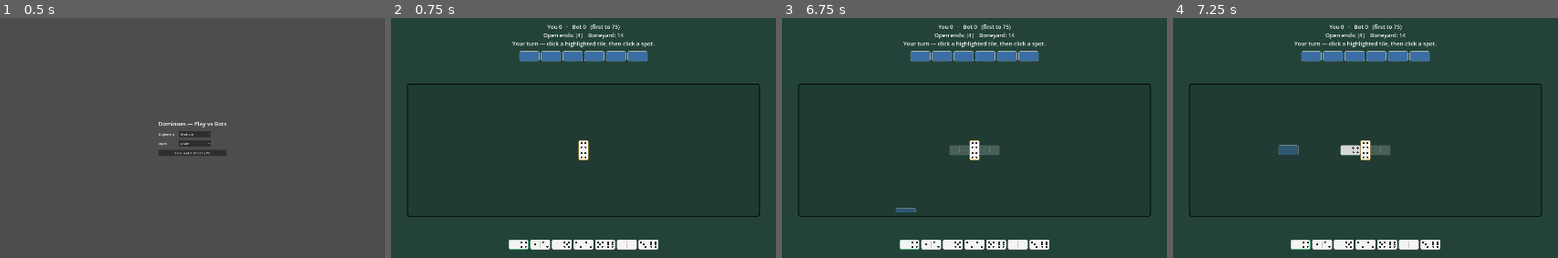
Above: before the commit, frames 1-4 (left to right).
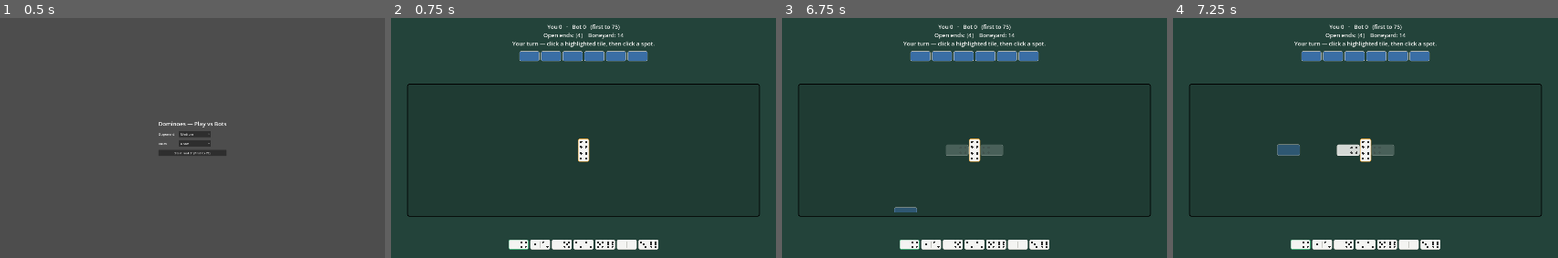
Above: after the commit, the same moments.

Repository: malgadir11/dominoes
Game: Godot game, scene res://scenes/game.tscn
Same seed, same stepped clock (60 frames per second), same inputs: the game is played once before the commit and once after it.
Inputs (mouse positions are in pixels of both pictures, inside the frame that each line leads up to):
- Up to frame 1 (0.5 s): no input
- Up to frame 2 (0.75 s): click "Start match (first to 75)" at 0.5 s
- Up to frame 3 (6.75 s): tap Enter at 1.25, 2.75, 4.25 s; drag from (920, 56) to (1013, 85) at 1.27 s; tap Space at 2, 3.5, 5 s; drag from (943, 56) to (955, 186) at 2.02 s; move the mouse to (962, 56) at 2.77 s; click (962, 56) at 2.92 s; drag from (986, 56) to (859, 102) at 3.52 s; drag from (1005, 56) to (993, 138) at 4.27 s; drag from (1028, 56) to (916, 78) at 5.02 s; move the mouse to (974, 150) at 5.77 s; click (974, 150) at 5.92 s; drag from (909, 243) to (897, 150) at 6.52 s
- Up to frame 4 (7.25 s): no input

Frame 1 is identical in both runs. In frame 2, 0.2% of the frame differs, in the area x 48-52%, y 50-61%; in frame 3, 0.4%; in frame 4, 0.5%, in the area x 27-58%, y 50-61%.

Commit message:
Auto-fit the board: scale + re-center so the chain always reads proper
Tiles now live in a _board_content layer that is scaled to fit and re-centered
every turn, with a smooth slide animation. The whole chain stays framed inside
the field instead of cramming against the border, so it no longer looks like
dominoes laid side-by-side — it reads as one clean snake with clear gaps between
rows and proper corner turns. Drag coordinates account for the auto-fit scale;
the slide is frozen while a tile is held.

Co-Authored-By: Claude Opus 4.8 <noreply@anthropic.com>

Diff:
--- a/scripts/ui/game.gd
+++ b/scripts/ui/game.gd
@@ -44,6 +44,7 @@
 # Polish: the most recently played tile (highlighted + pop-animated once).
 var _last_played: Tile = null
 var _pop_pending := false
+var _fit_tween: Tween  # smoothly slides/scales the board when it re-fits
 
 # Placeholder sound effects (swappable filler in assets/audio/).
 var _sfx := {}
@@ -56,6 +57,7 @@
 var _status_label: Label
 var _bot_hand_box: HBoxContainer
 var _board_area: Control
+var _board_content: Control
 var _player_hand_box: HBoxContainer
 var _draw_button: Button
 var _pass_button: Button
@@ -193,11 +195,14 @@
 	field.size_flags_horizontal = Control.SIZE_SHRINK_CENTER
 	field.size_flags_vertical = Control.SIZE_SHRINK_CENTER
 	col.add_child(field)
-	# Board area: fills the field's inner area; tiles are positioned absolutely in
-	# its coordinates and clipped to the border (can't be placed out of bounds).
+	# Board area: fills the field's inner area and clips to the border. Tiles live
+	# in _board_content, which is auto-scaled and re-centered every turn so the
+	# whole chain always fits neatly inside the field.
 	_board_area = Control.new()
 	_board_area.clip_contents = true
 	field.add_child(_board_area)
+	_board_content = Control.new()
+	_board_area.add_child(_board_content)
 
 	var spacer_bottom := Control.new()
 	spacer_bottom.size_flags_vertical = Control.SIZE_EXPAND_FILL
@@ -516,6 +521,8 @@
 	_held_candidates = _candidates_for(t)
 	if _held_candidates.is_empty():
 		return  # no in-bounds spot to place it
+	if _fit_tween != null and _fit_tween.is_valid():
+		_fit_tween.kill()  # freeze the board so drag coordinates stay stable
 	_held_tile = t
 	_held_index = -1
 	_build_held_layer()
@@ -526,8 +533,7 @@
 	var s := tile_theme.half_size
 	_held_layer = Control.new()
 	_held_layer.mouse_filter = Control.MOUSE_FILTER_IGNORE
-	_held_layer.set_anchors_preset(Control.PRESET_FULL_RECT)
-	_board_area.add_child(_held_layer)
+	_board_content.add_child(_held_layer)  # shares the board's auto-fit scale
 	_held_ghosts = []
 	for c in _held_candidates:
 		var geo: Dictionary = c["geo"]
@@ -561,17 +567,19 @@
 
 func _update_held() -> void:
 	var s := tile_theme.half_size
-	var mouse := _board_area.get_local_mouse_position()
+	# Candidate positions are in board-content (layout) coords; the field rect is
+	# in board-area coords. Use each for its own check so the auto-fit scale works.
+	var content_mouse := _board_content.get_local_mouse_position()
 	if _cursor_ghost != null:
-		_cursor_ghost.position = mouse - Vector2(s, s * 0.5)
-	var inside := Rect2(Vector2.ZERO, _field_inner()).has_point(mouse)
+		_cursor_ghost.position = content_mouse - Vector2(s, s * 0.5)
+	var inside := Rect2(Vector2.ZERO, _field_inner()).has_point(_board_area.get_local_mouse_position())
 	var best := -1
 	if inside:
 		var best_d := INF
 		for i in range(_held_candidates.size()):
 			var geo: Dictionary = _held_candidates[i]["geo"]
 			var center: Vector2 = geo["pos"] + geo["size"] * 0.5
-			var dist := mouse.distance_to(center)
+			var dist := content_mouse.distance_to(center)
 			if dist < best_d:
 				best_d = dist
 				best = i
@@ -616,6 +624,41 @@
 		_run_bot()
 
 
+# Scale and re-center the whole chain so it always fits neatly inside the field,
+# no matter how far it has snaked — the board "smart-adjusts" as it grows.
+func _autofit() -> void:
+	if _placed.is_empty():
+		_board_content.scale = Vector2.ONE
+		_board_content.position = Vector2.ZERO
+		return
+	var lo := Vector2(INF, INF)
+	var hi := Vector2(-INF, -INF)
+	for rec in _placed:
+		var p: Vector2 = rec["pos"]
+		var sz: Vector2 = rec["size"]
+		lo.x = minf(lo.x, p.x)
+		lo.y = minf(lo.y, p.y)
+		hi.x = maxf(hi.x, p.x + sz.x)
+		hi.y = maxf(hi.y, p.y + sz.y)
+	var bbox := hi - lo
+	var field := _field_inner()
+	var pad := 80.0
+	var sc := minf((field.x - pad) / maxf(bbox.x, 1.0), (field.y - pad) / maxf(bbox.y, 1.0))
+	sc = minf(sc, 1.15)  # don't over-zoom a tiny board
+	var target_scale := Vector2(sc, sc)
+	var target_pos := (field - bbox * sc) * 0.5 - lo * sc
+	if _fit_tween != null and _fit_tween.is_valid():
+		_fit_tween.kill()
+	# Slide/scale smoothly into place, unless this is the first tile.
+	if _board_content.get_child_count() <= 1 or _board_content.scale == Vector2.ONE and _board_content.position == Vector2.ZERO:
+		_board_content.scale = target_scale
+		_board_content.position = target_pos
+	else:
+		_fit_tween = create_tween().set_parallel(true).set_trans(Tween.TRANS_QUAD).set_ease(Tween.EASE_OUT)
+		_fit_tween.tween_property(_board_content, "scale", target_scale, 0.28)
+		_fit_tween.tween_property(_board_content, "position", target_pos, 0.28)
+
+
 func _show_banner(res: RoundResult) -> void:
 	var win := res.winner == HUMAN
 	var text := ""
@@ -698,19 +741,21 @@
 	for t in _round.hands[BOT].tiles:
 		_bot_hand_box.add_child(_make_back(t))
 
-	# Board: the player-placed snake, drawn at each tile's stored transform.
-	_clear(_board_area)
+	# Board: the player-placed snake, drawn at each tile's stored transform inside
+	# _board_content, which is then scaled and centered to fit the field.
+	_clear(_board_content)
 	for rec in _placed:
 		var bview := TileView.new()
 		bview.configure(tile_theme, rec["tile"], rec["a"], rec["b"], rec["vertical"], true, false)
 		bview.position = rec["pos"]
 		bview.size = rec["size"]
-		_board_area.add_child(bview)
+		_board_content.add_child(bview)
 		if _last_played != null and rec["tile"].equals(_last_played):
 			bview.set_recent(true)
 			if _pop_pending:
 				bview.pop_in()
 	_pop_pending = false
+	_autofit()
 
 	# Player hand: drag playable (highlighted) tiles onto the board.
 	_clear(_player_hand_box)
